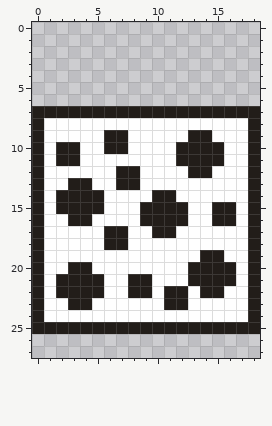
Edited in one commit: pixel-art sprite (author/image/icon_layer_particles.png). The picture above is the old version.
The file is 19x28 pixels.
Now the later version:
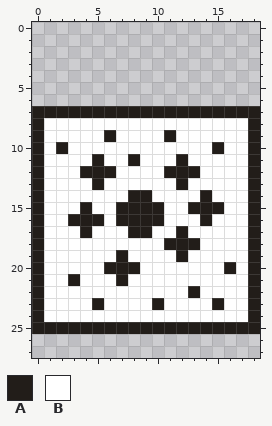
Palette (. is transparent): A #221d19  B #ffffff
Changes in this commit:
@@ x 0..18 @@
  8 ABBBBBBBBBBBBBBBBBA
- 9 ABBBBBAABBBBBAABBBA
-10 ABAABBAABBBBAAAABBA
-11 ABAABBBBBBBBAAAABBA
-12 ABBBBBBAABBBBAABBBA
-13 ABBAABBAABBBBBBBBBA
-14 ABAAAABBBBAABBBBBBA
-15 ABAAAABBBAAAABBAABA
-16 ABBAABBBBAAAABBAABA
-17 ABBBBBAABBAABBBBBBA
-18 ABBBBBAABBBBBBBBBBA
-19 ABBBBBBBBBBBBBAABBA
-20 ABBAABBBBBBBBAAAABA
-21 ABAAAABBAABBBAAAABA
-22 ABAAAABBAABAABAABBA
-23 ABBAABBBBBBAABBBBBA
+ 9 ABBBBBABBBBABBBBBBA
+10 ABABBBBBBBBBBBBABBA
+11 ABBBBABBABBBABBBBBA
+12 ABBBAAABBBBAAABBBBA
+13 ABBBBABBBBBBABBBBBA
+14 ABBBBBBBAABBBBABBBA
+15 ABBBABBAAAABBAAABBA
+16 ABBAAABAAAABBBABBBA
+17 ABBBABBBAABBABBBBBA
+18 ABBBBBBBBBBAAABBBBA
+19 ABBBBBBABBBBABBBBBA
+20 ABBBBBAAABBBBBBBABA
+21 ABBABBBABBBBBBBBBBA
+22 ABBBBBBBBBBBBABBBBA
+23 ABBBBABBBBABBBBABBA
 24 ABBBBBBBBBBBBBBBBBA
Changed places in both pictures, as pixel boxes (x1, y1, x2, y2):
changed: (56, 130, 236, 310)
